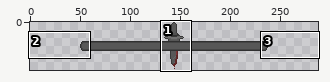
A sprite sheet gets an edit: resources/minibosshealthunder.png. The first picture is a wide view before the edit; the outline marks the close-up.
Close-up. Before the edit:
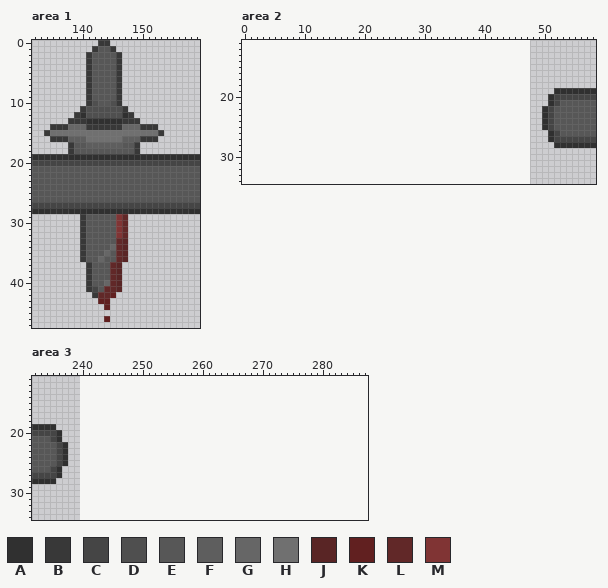
The file is 192x48 pixels. Colours within 5 levels of each other are drawn and written as one. Shown: area 1: x 132..159, y 0..47; area 2: x 0..58, y 11..34; area 3: x 232..287, y 11..34. The old version is drawn lined up with the new one, on the new canvas.
Palette (. is transparent): A #303030  B #383838  C #454545  D #4f4f4f  E #575757  F #5e5e5e  G #666666  H #707070  J #592525  K #612020  L #612828  M #803434
Pixels before, area 1, first column x 132:
 0 ...........BB...............
 1 ..........BEEB..............
 2 .........BEEEEB.............
 3 .........BEEEEB.............
 4 .........BEEEEB.............
 5 .........BEEEEB.............
 6 .........BEEEEB.............
 7 .........BEEEEB.............
 8 .........BEEEEB.............
 9 .........BEEEEB.............
10 .........BDEEDB.............
11 ........BDDDDDDB............
12 .......BADDDDDDAB...........
13 ......BBBAAAAAABBB..........
14 ...BBBGGGBBBBBBGGGBBB.......
15 ..BHHHHHHHHHHHHHHHHHHB......
16 ...BBBFFFHHHHHHFFFBBB.......
17 ......BEEFFFFFFEEB..........
18 ......BEEEEEEEEEEB..........
19 AAAAAAAAAAAAAAAAAAAAAAAAAAAA
20 CCCCCCCCCCCCCCCCCCCCCCCCCCCC
21 EEEEEEEEEEEEEEEEEEEEEEEEEEEE
22 EEEEEEEEEEEEEEEEEEEEEEEEEEEE
23 EEEEEEEEEEEEEEEEEEEEEEEEEEEE
24 EEEEEEEEEEEEEEEEEEEEEEEEEEEE
25 EEEEEEEEEEEEEEEEEEEEEEEEEEEE
26 EEEEEEEEEEEEEEEEEEEEEEEEEEEE
27 CCCCCCCCCCCCCCCCCCCCCCCCCCCC
28 AAAAAAAAAAAAAAAAAAAAAAAAAAAA
29 ........BEEEEEML............
30 ........BEEEEEML............
31 ........BEEEEEML............
32 ........BEEEEEML............
33 ........BEEEEELJ............
34 ........BEEEEGLJ............
35 ........BEEEGELJ............
36 ........BEEGEELJ............
37 .........BEEELJ.............
38 .........BEEELJ.............
39 .........BEEELJ.............
40 .........BEEGLJ.............
41 .........BCELLJ.............
42 ..........BLLK..............
43 ...........KK...............
44 ............K...............
45 ............................
46 ............K...............
Pixels before, area 2, first column x 50:
19 ..AAAAAAA
20 .ACCCCCCC
21 .ACEEEEEE
22 ACEEEEEEE
23 ACEEEEEEE
24 ACEEEEEEE
25 ACEEEEEEE
26 .ACEEEEEE
27 .ACCCCCCC
28 ..AAAAAAA
Pixels before, area 3, first column x 232:
19 AAAA..
20 CCCCA.
21 EEECA.
22 EEEECA
23 EEEECA
24 EEEECA
25 EEEECA
26 EEECA.
27 CCCCA.
28 AAAA..
After:
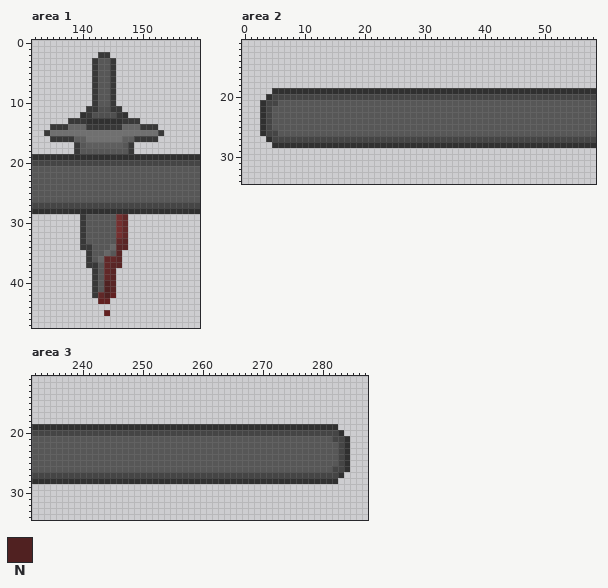
Colours new in this view: N #502121
The exact change:
canvas 192x48 -> 288x48, the old top-left corner now at 48,0
colour M: #803434 -> #742f2f
Changed rows in their new state; - is a pixel that keeps its letter.
Area 1:
first column x 139:
 0 ----..----
 1 ---....---
 2 --..BB..--
 3 --.B--B.--
 4 --.B--B.--
 5 --.B--B.--
 6 --.B--B.--
 7 --.B--B.--
 8 --.B--B.--
 9 --.B--B.--
10 --.B--B.--
11 -.BB--BB.-
12 .-B----B-.
first column x 138:
16 B----------B
17 .B--------B.
18 .B--------B.
first column x 140:
34 -B----J-
35 .B----J.
36 .B--LLJ.
37 --B-LJ--
38 -.B-LJ.-
39 -.B-LJ.-
40 -.B-NJ.-
41 -.B-NJ.-
42 ----N---
44 ----.---
45 ----K---
46 ----.---
Area 2:
first column x 3:
19 --AAAAAAAAAAAAAAAAAAAAAAAAAAAAAAAAAAAAAAAAAAAAAAA-
20 -ACCCCCCCCCCCCCCCCCCCCCCCCCCCCCCCCCCCCCCCCCCCCCCC-
21 ACCEEEEEEEEEEEEEEEEEEEEEEEEEEEEEEEEEEEEEEEEEEEEEEE
22 ACEEEEEEEEEEEEEEEEEEEEEEEEEEEEEEEEEEEEEEEEEEEEEEE-
23 ACEEEEEEEEEEEEEEEEEEEEEEEEEEEEEEEEEEEEEEEEEEEEEEE-
24 ACEEEEEEEEEEEEEEEEEEEEEEEEEEEEEEEEEEEEEEEEEEEEEEE-
25 ACEEEEEEEEEEEEEEEEEEEEEEEEEEEEEEEEEEEEEEEEEEEEEEE-
26 ACCEEEEEEEEEEEEEEEEEEEEEEEEEEEEEEEEEEEEEEEEEEEEEEE
27 -ACCCCCCCCCCCCCCCCCCCCCCCCCCCCCCCCCCCCCCCCCCCCCCC-
28 --AAAAAAAAAAAAAAAAAAAAAAAAAAAAAAAAAAAAAAAAAAAAAAA-
Area 3:
first column x 235:
19 -AAAAAAAAAAAAAAAAAAAAAAAAAAAAAAAAAAAAAAAAAAAAAAA--
20 -CCCCCCCCCCCCCCCCCCCCCCCCCCCCCCCCCCCCCCCCCCCCCCCA-
21 EEEEEEEEEEEEEEEEEEEEEEEEEEEEEEEEEEEEEEEEEEEEEEECCA
22 -EEEEEEEEEEEEEEEEEEEEEEEEEEEEEEEEEEEEEEEEEEEEEEECA
23 -EEEEEEEEEEEEEEEEEEEEEEEEEEEEEEEEEEEEEEEEEEEEEEECA
24 -EEEEEEEEEEEEEEEEEEEEEEEEEEEEEEEEEEEEEEEEEEEEEEECA
25 -EEEEEEEEEEEEEEEEEEEEEEEEEEEEEEEEEEEEEEEEEEEEEEECA
26 EEEEEEEEEEEEEEEEEEEEEEEEEEEEEEEEEEEEEEEEEEEEEEECCA
27 -CCCCCCCCCCCCCCCCCCCCCCCCCCCCCCCCCCCCCCCCCCCCCCCA-
28 -AAAAAAAAAAAAAAAAAAAAAAAAAAAAAAAAAAAAAAAAAAAAAAA--
Changed places in both close-ups, as pixel boxes (x1, y1, x2, y2):
changed: (68, 40, 140, 154)
changed: (80, 214, 128, 322)
changed: (260, 88, 560, 148)
changed: (50, 424, 350, 484)
